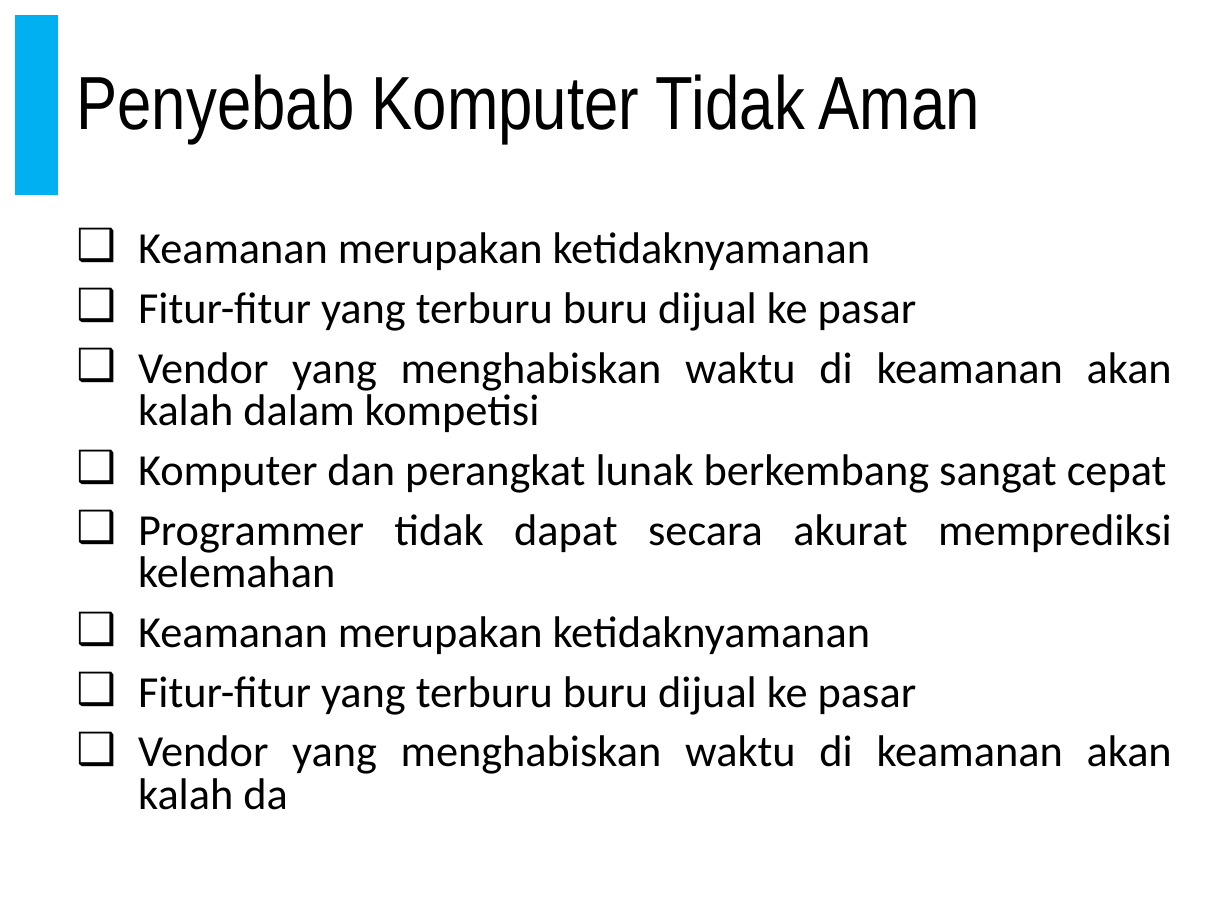
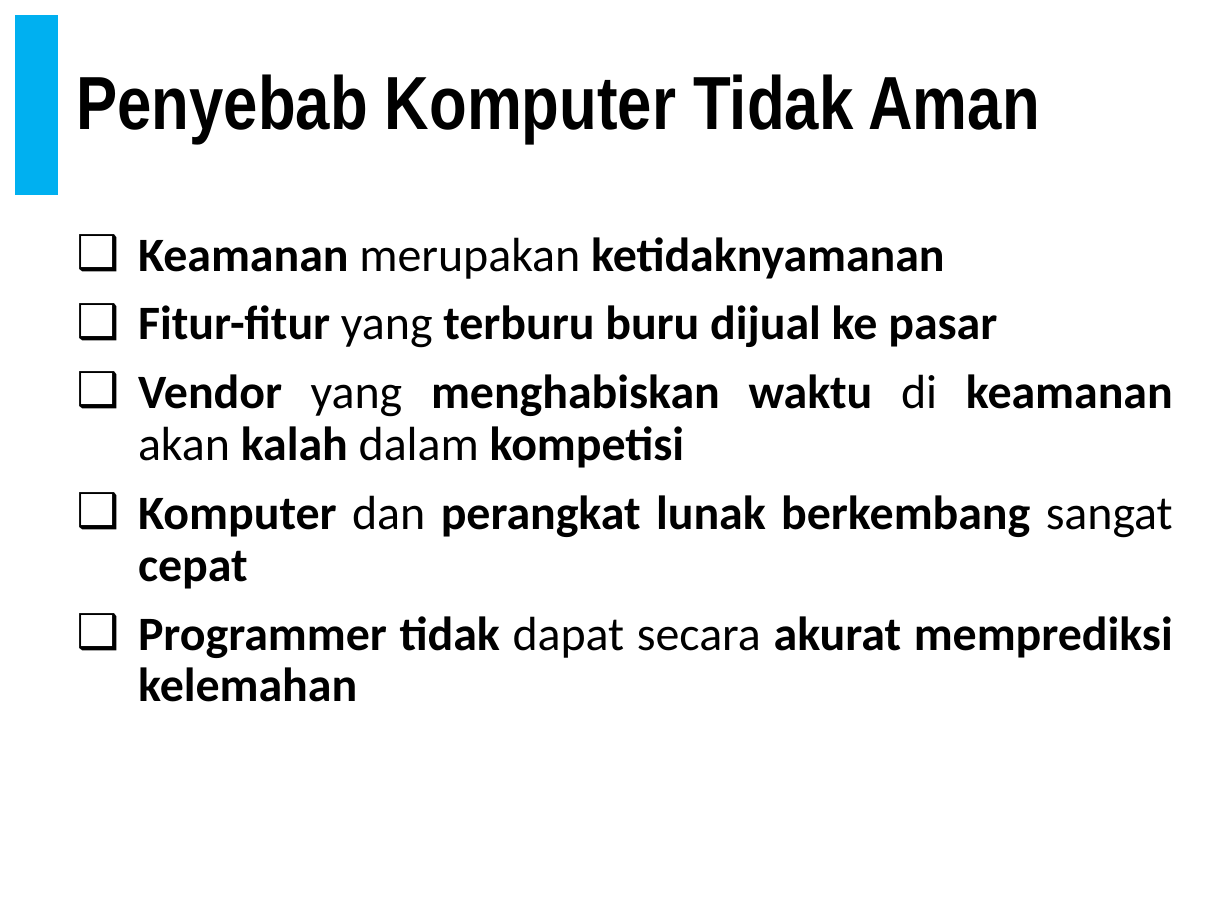
Before and after one commit to doniaft/Keamanan-Informasi, a slide deck: slide 27 of 1. Bahan Ajar/02. Keamanan Informasi - Attack Tree.pptx (slide 28 before the commit). Drawn at 1232x924 pixels with LibreOffice and Linux fonts; fonts in the diff are those of the drawing. Boxes give left, top, right and bottom in pixels: in the first picture for what was removed or moved away, otherwise in the second. Text is boxed around its words. In the diff, an @@ line names an element or a change of style, - is before the commit and + after.

```diff
--- a/1. Bahan Ajar/02. Keamanan Informasi - Attack Tree.pptx
+++ b/1. Bahan Ajar/02. Keamanan Informasi - Attack Tree.pptx
@@ title "Penyebab Komputer Tidak Aman" at box(76, 74, 1039, 143): bold on @@
@@ text "Keamanan merupakan ketidaknyamanan" at box(138, 237, 1173, 702): size 25.9 to 28 pt; bold on in "Keamanan ketidaknyamanan", "Fitur-fitur terburu buru dijual ke pasar", "Vendor menghabiskan waktu keamanan kalah kompetisi", "Komputer perangkat lunak berkembang cepat" and 1 more places; line spacing 0.8 to 0.9 @@
@@ text at box(138, 616, 1172, 810): paragraphs removed @@
-❑ Keamanan merupakan ketidaknyamanan
-❑ Fitur-fitur yang terburu buru dijual ke pasar
-❑ Vendor yang menghabiskan waktu di keamanan akan kalah da
```
Also in this commit, not shown: 19 other slides changed, 1 slide removed, 2 other files.
